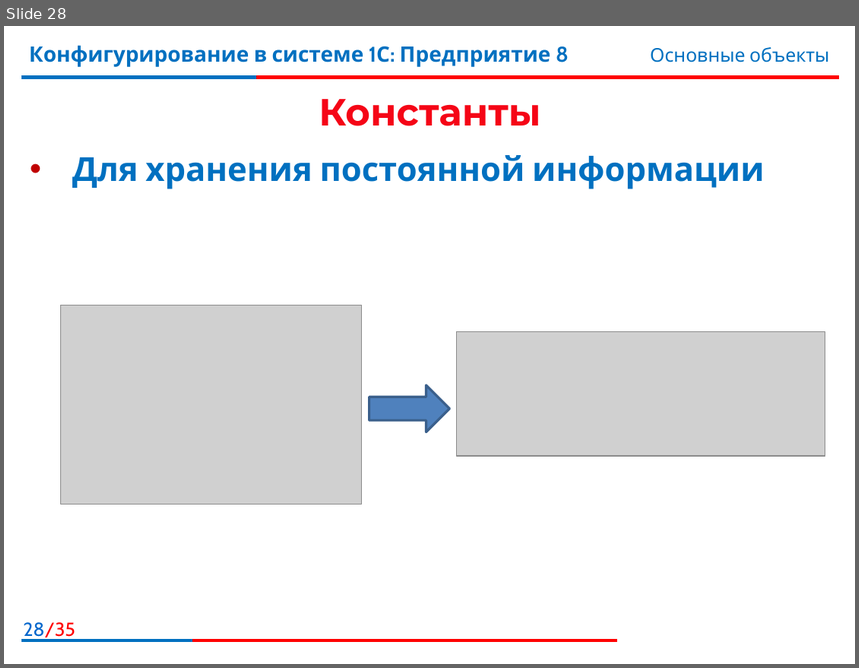
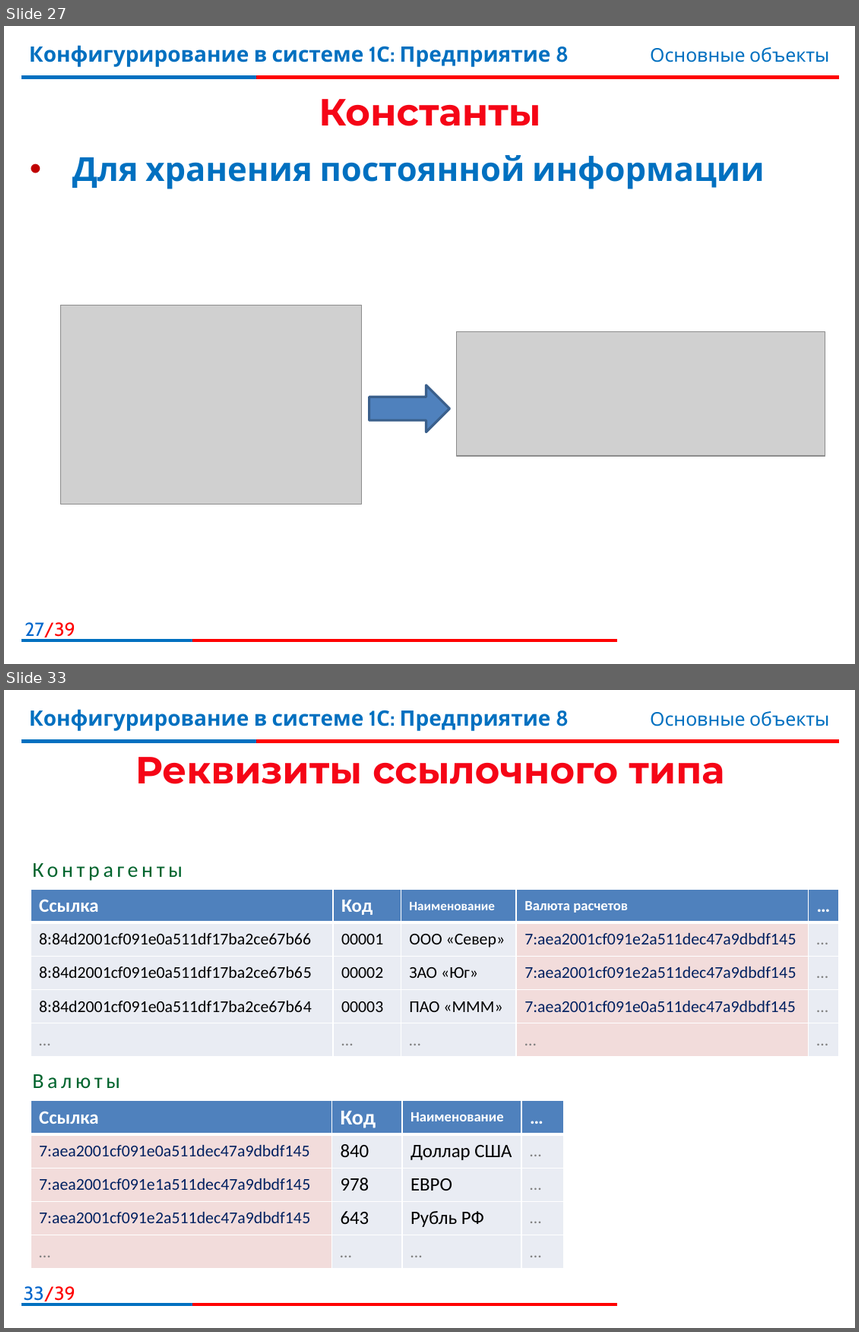
Before and after one commit to bestteacher-1c/documents_compl_kurs, a slide deck: Занятие_01/Иллюстрации1.pptx. Shown one above the other, each under a label of ours: slide 28 before the commit, slides 27 and 33 after it; the slides between them are not shown. The pictures are 859x668 and 859x1332 pixels, drawn with LibreOffice and Linux fonts; fonts in the diff are those of the drawing; grey boxes stand for pictures; background and template pictures are left out. Boxes give left, top, right and bottom in pixels: in the first picture for what was removed or moved away, otherwise in the second. Text is boxed around its words. In the diff, an @@ line names an element or a change of style, - is before the commit and + after.

```diff
--- a/Занятие_01/Иллюстрации1.pptx
+++ b/Занятие_01/Иллюстрации1.pptx
@@ slide 33 added at [4,690,855,1328], background #FFFFFF; not listed: 7 template elements that a slide beside it also shows @@
@@ title added at [135,757,724,784], 32 pt, text gradient #F50516 to #C00000, bold @@
+Реквизиты ссылочного типа
@@ text added at [32,863,183,881], 18 pt, text #00642D @@
+Контрагенты
@@ table added at [31,889,839,1057], 5 rows, 5 columns @@
+Ссылка | Код | Наименование | Валюта расчетов | …
+8:84d2001cf091e0a511df17ba2ce67b66 | 00001 | ООО «Север» | 7:aea2001cf091e2a511dec47a9dbdf145 | …
+8:84d2001cf091e0a511df17ba2ce67b65 | 00002 | ЗАО «Юг» | 7:aea2001cf091e2a511dec47a9dbdf145 | …
+8:84d2001cf091e0a511df17ba2ce67b64 | 00003 | ПАО «МММ» | 7:aea2001cf091e0a511dec47a9dbdf145 | …
+… | … | … | … | …
@@ text added at [32,1075,120,1088], 18 pt, text #00642D @@
+Валюты
@@ table added at [31,1100,563,1268], 5 rows, 4 columns @@
+Ссылка | Код | Наименование | …
+7:aea2001cf091e0a511dec47a9dbdf145 | 840 | Доллар США | …
+7:aea2001cf091e1a511dec47a9dbdf145 | 978 | ЕВРО | …
+7:aea2001cf091e2a511dec47a9dbdf145 | 643 | Рубль РФ | …
+… | … | … | …
@@ what was slide 28 is now slide 27 @@
@@ page number at [25,623,75,640]: text changed @@
-28/35
+27/39
```
Also in this commit, not shown: 6 slides changed, 12 other slides added, 9 slides removed, 13 other files.
